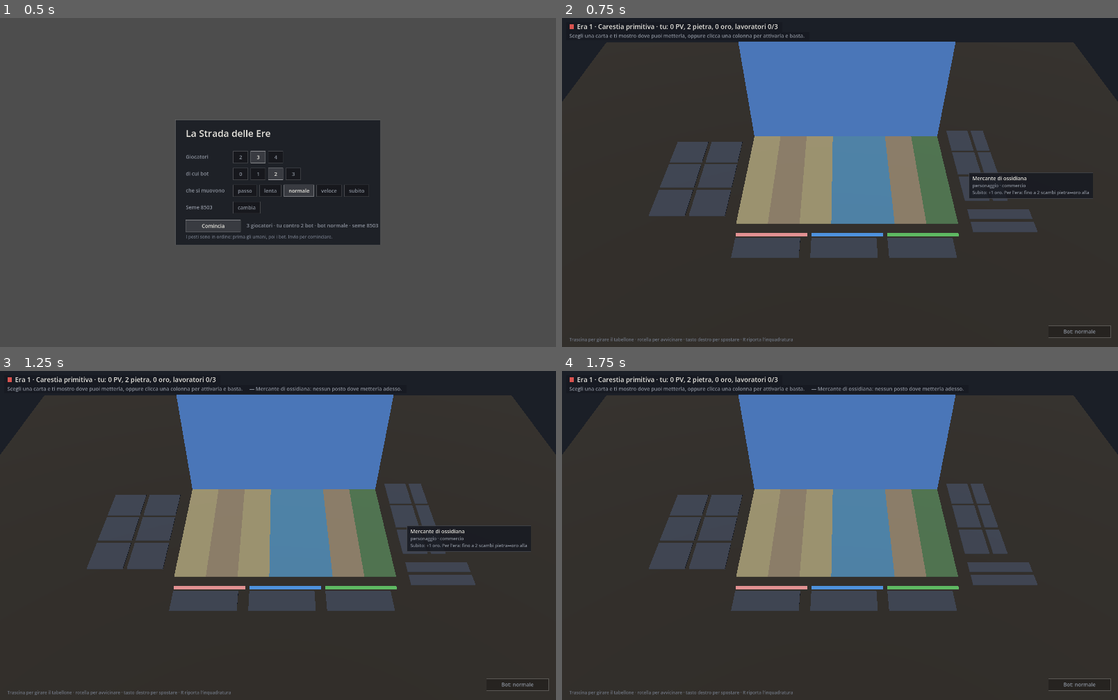
Above: before the commit, frames 1-4 (two rows, left to right).
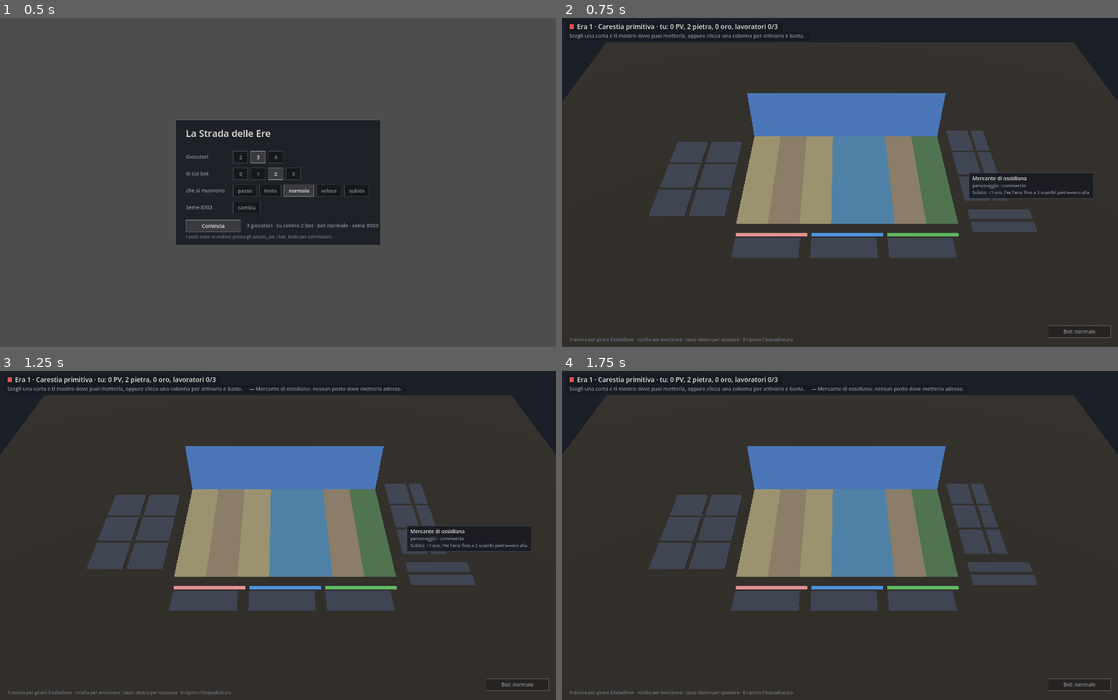
Above: after the commit, the same moments.

Repository: Tannoiser2/The-Street
Game: Godot game, scene res://scenes/gioca.tscn
The game is run twice, just before and just after one commit, with the same random seed, the same clock (stepped at 60 frames per second) and the same inputs.
Inputs (mouse positions are in pixels of both pictures, inside the frame that each line leads up to):
- Up to frame 1 (0.5 s): no input
- Up to frame 2 (0.75 s): tap Enter at 0.5, 0.6 s; move the mouse to (962, 166) at 0.52 s; click (962, 166) at 0.67 s
- Up to frame 3 (1.25 s): tap Space at 0.77 s
- Up to frame 4 (1.75 s): tap Space at 1.25, 1.52 s; move the mouse to (728, 551) at 1.27 s; tap Keypad Enter at 1.35 s; click (728, 551) at 1.42 s

Frame 1 is identical in both runs. In frame 2, 5.9% of the frame differs, in the area x 31-71%, y 7-23%; in frame 3, 5.9%; in frame 4, 5.9%.

Commit message:
fix(m5): il fondale cala della meta', mostrando l'orizzonte invece del cielo vuoto
A pannello intero il fondale saliva 248 mm contro i 271 di profondita' della
strada: un muro dietro il tabellone, e la meta' alta era cielo vuoto.

Adesso se ne mostra la META' BASSA - l'orizzonte e la terra - invece di
schiacciare tutta l'immagine in meta' pannello: il quad e' alto la meta' e la
texture viene ritagliata con uv1_scale/uv1_offset, cosi' quel che resta tiene
le sue proporzioni e il panorama non si deforma. Il taglio cade sul cielo
vuoto, che e' la parte che non serviva.

E' un numero solo, CIELO_QUOTA: per farlo piu' alto o piu' basso si cambia
li'. L'altezza resta DERIVATA dal rapporto dell'immagine vera, quindi un
fondale nuovo con proporzioni diverse si sistema da se'.

Test: 260 verdi (4 nuovi). Si verifica che il fondale sia la quota scelta
dell'immagine intera, che sia al massimo la meta', che resti piu' basso della
profondita' della strada e che resti largo quanto le tessere - quest'ultima e'
la cosa che la designer aveva chiesto esplicitamente e che non deve perdersi
per strada. test_actions 84, test_effects 473, verdi.

Co-Authored-By: Claude Opus 5 <noreply@anthropic.com>
Claude-Session: https://claude.ai/code/session_01QvR1MLfE6LGHHtqqPbM6YT

Diff:
--- a/scripts/tools/test_view.gd
+++ b/scripts/tools/test_view.gd
@@ -361,6 +361,17 @@
 	_ok("  e sta dietro l'ultimo binario",
 		cielo.position.z <= BoardLayout3D.rail_z(BoardLayout3D.RAILS))
 	_ok("  e in piedi, non steso", cielo.size.y > 0.0 and cielo.size.z == 0.0)
+
+	# E NON E' PIU' UN MURO. A pannello intero saliva quasi quanto e'
+	# profonda la strada, e la meta' alta era cielo vuoto: adesso si mostra
+	# la striscia bassa, quella dell'orizzonte.
+	var intero := BoardLayout3D.sky_rect(gs, BoardLayout3D.CIELO_RAPPORTO, 1.0)
+	_approx("il fondale mostra la quota scelta dell'immagine",
+		cielo.size.y, intero.size.y * BoardLayout3D.CIELO_QUOTA)
+	_ok("  cioe' la meta' o meno", cielo.size.y <= intero.size.y / 2.0 + 0.001)
+	_ok("  e resta piu' basso della strada e' profonda",
+		cielo.size.y < BoardLayout3D.board_d())
+	_approx("  restando largo quanto le tessere", cielo.size.x, intero.size.x)
 
 	var cam := BoardLayout3D.camera_position(gs)
 	_ok("la telecamera sta davanti alla prima fila", cam.z > BoardLayout3D.rail_z(1))
--- a/scripts/view/board_layout_3d.gd
+++ b/scripts/view/board_layout_3d.gd
@@ -63,6 +63,13 @@
 # il panorama non si deforma. Il valore qui e' quello di materiali/Sfondo.png
 # (1672x941); la vista passa il rapporto vero della texture che ha caricato.
 const CIELO_RAPPORTO := 1672.0 / 941.0
+# Quanta parte dell'immagine si mostra, dal basso. A pannello intero il
+# fondale saliva quasi quanto e' profonda la strada - un muro dietro il
+# tabellone - e la meta' alta era cielo vuoto. Si mostra la meta' bassa,
+# cioe' l'orizzonte e la terra: il pannello cala della meta' e il panorama
+# NON si schiaccia, perche' quel che resta tiene le sue proporzioni.
+# E' un numero solo: per farlo piu' alto o piu' basso si cambia qui.
+const CIELO_QUOTA := 0.5
 const SFONDO_PATH := "res://assets/sfondo.png"
 
 static func col_x(col: int) -> float:
@@ -240,10 +247,11 @@
 	var d: Array = CARTELLE_CARTE[tipo]
 	return "res://assets/carte/%s/%s.%s" % [d[0], id, d[1]]
 
-static func sky_rect(gs: GameState, rapporto := CIELO_RAPPORTO) -> AABB:
+static func sky_rect(gs: GameState, rapporto := CIELO_RAPPORTO,
+		quota := CIELO_QUOTA) -> AABB:
 	var largo := board_w(gs)
 	return AABB(Vector3(0.0, 0.0, 0.0),
-		Vector3(largo, largo / maxf(rapporto, 0.05), 0.0))
+		Vector3(largo, largo / maxf(rapporto, 0.05) * clampf(quota, 0.05, 1.0), 0.0))
 
 # L'inquadratura e' DERIVATA, non aggiustata a occhio: inclinazione fissa e
 # distanza calcolata perche' la strada riempia il fotogramma. Cosi' vale per
--- a/scripts/view/board_view_3d.gd
+++ b/scripts/view/board_view_3d.gd
@@ -95,6 +95,12 @@
 		var mat := p.material_override as StandardMaterial3D
 		mat.albedo_texture = tex
 		mat.texture_filter = BaseMaterial3D.TEXTURE_FILTER_LINEAR_WITH_MIPMAPS
+		# Del panorama si mostra solo la striscia bassa - orizzonte e terra -
+		# invece di schiacciare tutta l'immagine in meta' pannello: si taglia
+		# il cielo vuoto in alto e quel che resta tiene le sue proporzioni.
+		var quota := clampf(BoardLayout3D.CIELO_QUOTA, 0.05, 1.0)
+		mat.uv1_scale = Vector3(1.0, quota, 1.0)
+		mat.uv1_offset = Vector3(0.0, 1.0 - quota, 0.0)
 	p.position = r.position + Vector3(r.size.x / 2.0, r.size.y / 2.0, 0.0)
 	add_child(p)
 
